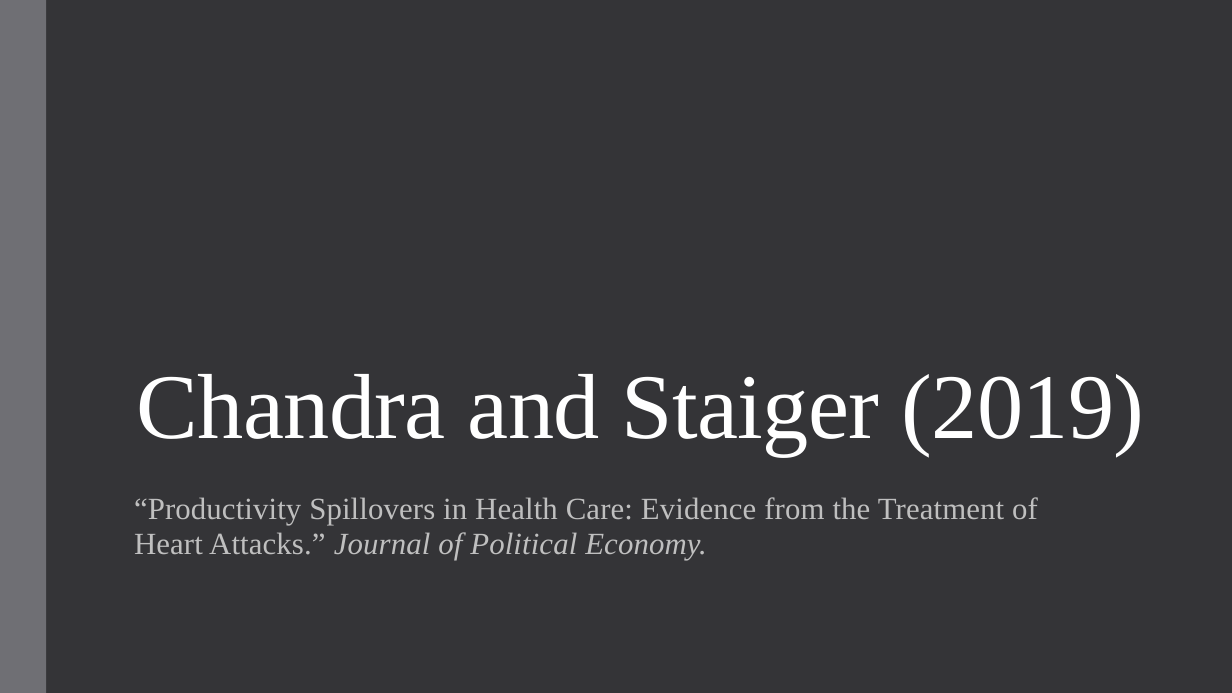
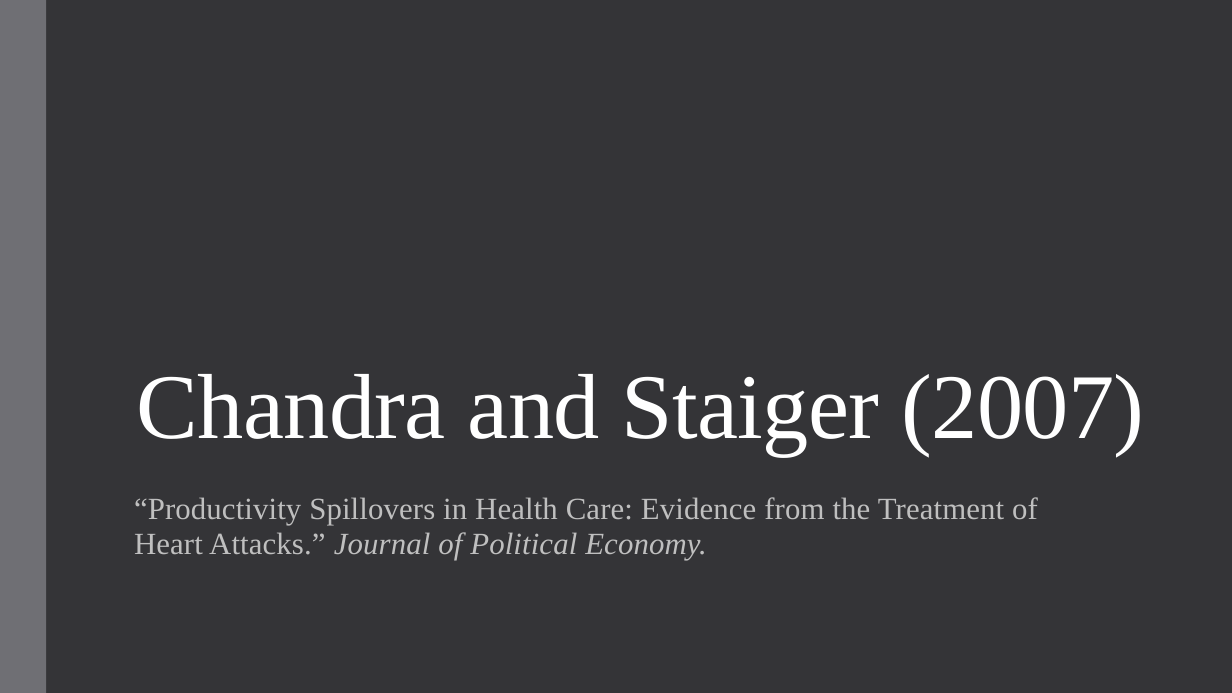
Before and after one commit to alex-hoagland/HAD6750H, a slide deck: slide 24 of Lecture05_PatientPhysicianInteractions/L5Slides_PhysicianPatientInteractions_2023W.pptx (slide 5 before the commit). Drawn at 1232x693 pixels with LibreOffice and Linux fonts; fonts in the diff are those of the drawing. Boxes give left, top, right and bottom in pixels: in the first picture for what was removed or moved away, otherwise in the second. Text is boxed around its words. In the diff, an @@ line names an element or a change of style, - is before the commit and + after.

```diff
--- a/Lecture05_PatientPhysicianInteractions/L5Slides_PhysicianPatientInteractions_2023W.pptx
+++ b/Lecture05_PatientPhysicianInteractions/L5Slides_PhysicianPatientInteractions_2023W.pptx
@@ title at <box>137,374,1144,455</box>: text changed @@
-Chandra and Staiger (2019)
+Chandra and Staiger (2007)
```
Also in this commit, not shown: 3 other slides changed, 40 slides added, 1 slide removed, 14 other files.
